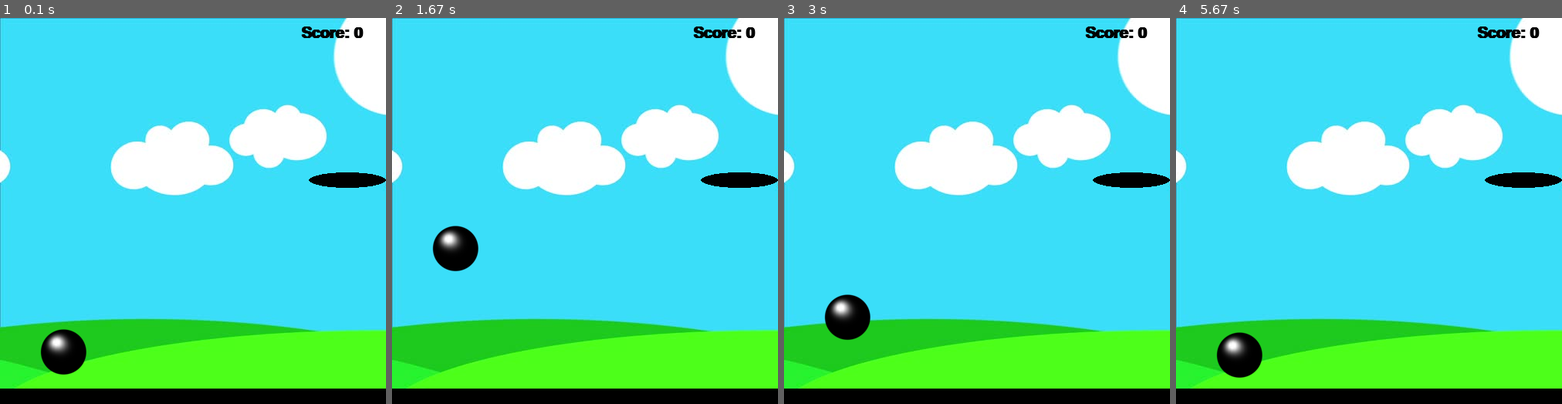
Above: before the commit, frames 1-4 (left to right).
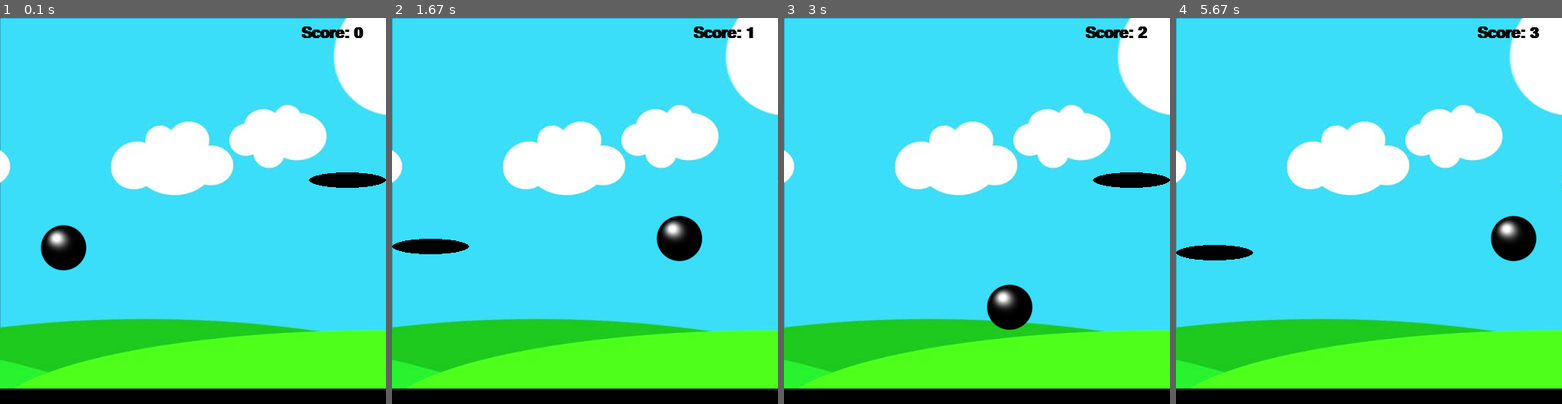
Above: after the commit, the same moments.

Repository: FarhanSajid1/PyGameBall
Game: pygame game, started from test/balljump_classes.py
The game is run twice, just before and just after one commit, with the same random seed, the same clock (stepped at 60 frames per second) and the same inputs.
Inputs:
- Up to frame 1 (0.1 s): no input
- Up to frame 2 (1.67 s): tap Space at 0.33, 0.73, 1.03, 1.23, 1.57 s
- Up to frame 3 (3 s): tap Space at 1.87, 2.07, 2.37, 2.63, 2.97 s
- Up to frame 4 (5.67 s): tap Space at 3.27, 3.4, 3.8, 4.1, 4.47, 4.87, 5.17, 5.37 s

The runs differ from the first frame. In frame 1, 2.2% of the frame differs, in the area x 10-23%, y 53-93%; in frame 2, 3.1%; in frame 3, 2.3%; in frame 4, 3.5%, in the area x 0-100%, y 2-94%.

Commit message:
modified directory

Diff:
--- a/balljump_classes.py
+++ b/test/balljump_classes.py
@@ -1,12 +1,13 @@
 import pygame
 import random
+import os
 # first we initialize the pygame
 pygame.init()
 
 
 class Ball():
-    ball = pygame.image.load('cannon_ball_64x64.png')
-    def __init__(self, x = 50, y = 400, height = 64, width = 64):
+    ball = pygame.image.load('../media/cannon_ball_64x64.png')
+    def __init__(self, x = 5, y = 400, height = 64, width = 64):
         self.x = x
         self.y = y
         self.height = height
@@ -15,13 +16,13 @@
         self.hitbox = (self.x + 17, self.y +2, width, height) # hitbox params
         self.left = False
         self.right = False
-        self.jump = False
+        self.jump = True
         self.stationary = True
         self.jumpcount = 10
         self.double_jump = False
+        self.counter = 0
         self.gravity = 1
         self.jump_vel = 20
-        self.apex = 0
         self.hitbox = (self.x , self.y , 29, 29)
 
     def draw(self, win):
@@ -50,7 +51,7 @@
         self.ball = Ball()
         self.canvas = Canvas(self.gamelen, self.gamewidth)
         self.hoop = Hoop()
-        self.music = pygame.mixer.music.load('music.mp3')
+        self.music = pygame.mixer.music.load('../media/music.mp3')
         self.score = 0
         pygame.mixer.music.play(-1)
 
@@ -68,53 +69,52 @@
             # print(self.ball.y)
 
             keys = pygame.key.get_pressed()
-            print(self.ball.y)
-            print(self.ball.x)
 
-            if keys[pygame.K_LEFT] and self.ball.x > self.ball.vel:
+            if self.ball.counter % 2 != 0 and self.ball.x > self.ball.vel:
                 self.ball.x -= self.ball.vel
                 self.ball.left = True
                 self.ball.right = False
 
-            elif keys[pygame.K_RIGHT] and self.ball.x < self.gamewidth - self.ball.width - self.ball.vel:
+            elif self.ball.counter % 2 == 0 and self.ball.x < self.gamewidth - self.ball.width - self.ball.vel:
                 self.ball.x += self.ball.vel
                 self.ball.right = True
                 self.ball.left = False
 
-            else:
-                self.ball.stationary = True
 
-            if not (self.ball.jump):
-                if keys[pygame.K_SPACE]:
-                    self.ball.jump = True
-                    jump_time = pygame.time.get_ticks()
-            else:
+
+            #if keys[pygame.K_SPACE]:
+                    #self.ball.jump = True
+                    #jump_time = pygame.time.get_ticks()
+            if self.ball.jump:
                 self.ball.jump_vel -= 1
                 # print(self.ball.y)
                 self.ball.y -= self.ball.jump_vel
-                print(self.ball.y)
+
 
                 if self.ball.jump_vel < 0:
                     if keys[pygame.K_SPACE]:
                         self.ball.jump_vel += 20
                 if self.ball.y >= 400:
-                    self.ball.jump_vel += 20
+                    # if at the bottom of the screen where y cooordinate is greater than 400
+                    self.ball.jump_vel = 20
+                    # this is for activating the jump mode
+                    # self.ball.jump = False
                     self.ball.apex = self.ball.jump_vel / 2
 
                 # if at the bottom of the screen where y cooordinate is greater than 400
-                if self.ball.y >= 400:
-                    self.ball.jump = False
-                    self.ball.jump_vel = 20
-                    # self.ball.jump_vel = 20
 
             hit_time = pygame.time.get_ticks()
-            if self.ball.hitbox[1] < self.hoop.hitbox[1] + self.hoop.hitbox[3] and self.ball.hitbox[1] + self.ball.hitbox[3] > self.hoop.hitbox[1]\
-                    and hit_time - previous_hit_time > 500:
+            '''So we are going to be initiating collision, the y coordinate of the ball + height need to be be less than the hoop + height
+                This ensures that the ball is going through completely, opposed to just touching the rim
+                We are also adding a check so that the only time the ball goes through and counts is if the velocity is > 0'''
+            if self.ball.hitbox[1] + self.ball.hitbox[3] < self.hoop.hitbox[1] + self.hoop.hitbox[3] and self.ball.hitbox[1] + self.ball.hitbox[3] > self.hoop.hitbox[1]\
+                    and hit_time - previous_hit_time > 500 and self.ball.jump_vel < 0:
                 if self.ball.hitbox[0] + self.ball.hitbox[2] > self.hoop.hitbox[0] and self.ball.hitbox[0] < self.hoop.hitbox[0] + self.hoop.hitbox[
                     2]:
                         previous_hit_time = hit_time
                         self.score +=1
                         self.hoop.randomize_location()
+                        self.ball.counter +=1
 
 
             # updating the canvas
@@ -130,7 +130,7 @@
     '''this is a class meant to draw the background and update texts, and images'''
 
     def __init__(self, h, w):
-        self.bg = pygame.image.load('bg.jpg')
+        self.bg = pygame.image.load('../media/bg.jpg')
         self.width = w
         self.height = h
         self.screen = pygame.display.set_mode((self.width, self.height)) # this is the "win"
@@ -158,19 +158,20 @@
         self.loc = [400, 200, 100, 20]
         self.hitbox = [self.loc[0], self.loc[1], self.loc[0], self.loc[3]]
         self.counter = 0
-
+        self.choices = [0,400]
+        self.y_choices = [100, 300]
 
 
     def randomize_location(self):
         # x = random.choice([0,400])
         if self.counter % 2 == 0:
-            x = 0
+            x = self.choices[0]
         else:
-            x = 400
+            x = self.choices[1]
         self.counter +=1
         y = random.randint(100,300)
         self.loc = [x,y,100,20]
-        if x == 400:
+        if x == self.choices[1]:
             self.hitbox = [self.loc[0], self.loc[1], self.loc[0], self.loc[3]]
         else:
             self.hitbox = [self.loc[0], self.loc[1], self.loc[0] + self.loc [2], self.loc[3]]
@@ -179,5 +180,6 @@
         pygame.draw.ellipse(win, self.color, self.loc) # # x, y, width, height
         # pygame.draw.rect(win, (255,0,0), self.hitbox, 2)
 
-game = Game()
-game.run()
+if __name__ == '__main__':
+    game = Game()
+    game.run()
--- /dev/null
+++ b/test/test_game.py
@@ -0,0 +1,12 @@
+import unittest
+
+
+class TestGame(unittest.TestCase):
+
+    pass
+
+
+# if __name__ == '__main__':
+#     unittest.main()
+
+print(__name__)
Empty file added: __init__.py
Renamed: L1.png -> media/L1.png
Renamed: L10E.png -> media/L10E.png
Renamed: L11E.png -> media/L11E.png
Renamed: L1E.png -> media/L1E.png
Renamed: L2.png -> media/L2.png
Renamed: L2E.png -> media/L2E.png
Renamed: L3.png -> media/L3.png
Renamed: L3E.png -> media/L3E.png
Renamed: L4.png -> media/L4.png
Renamed: L4E.png -> media/L4E.png
Renamed: L5.png -> media/L5.png
(and 47 more such lines)
